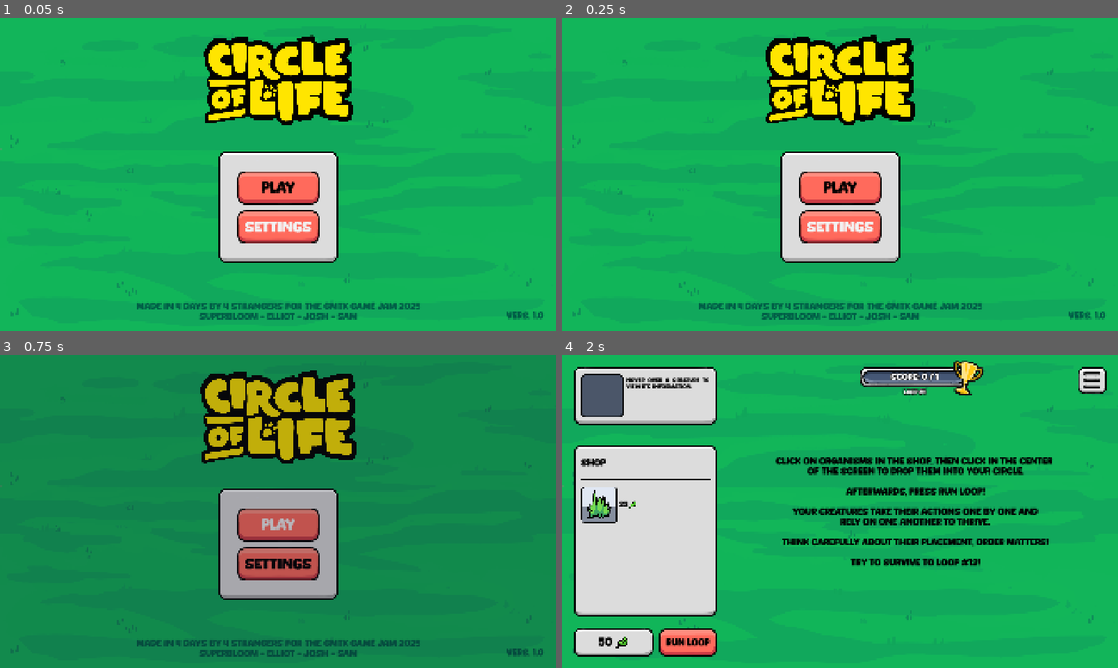
Above: before the commit, frames 1-4 (two rows, left to right).
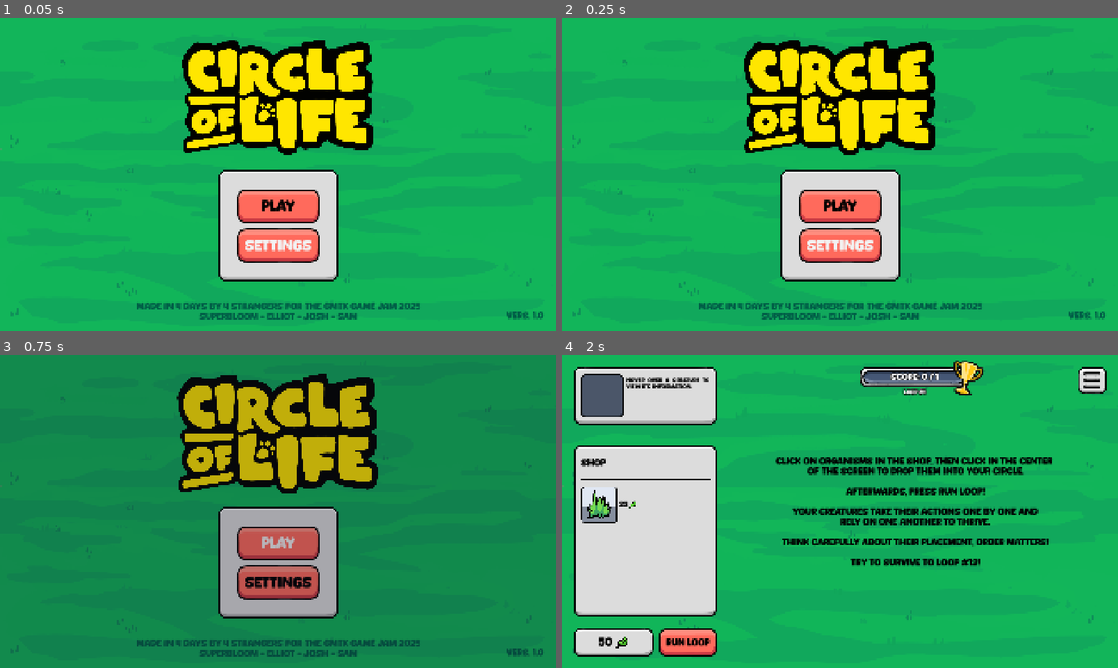
Above: after the commit, the same moments.

Repository: elliotfontaine/gmtk-2025-submission
Game: Godot game, scene res://scenes/main_menu.tscn
Same seed, same stepped clock (60 frames per second), same inputs: the game is played once before the commit and once after it. The engine's default icon, where the game draws it, is replaced by a stand-in: a white triangle on a blue panel in a dark square.
Inputs (mouse positions are in pixels of both pictures, inside the frame that each line leads up to):
- Up to frame 1 (0.05 s): no input
- Up to frame 2 (0.25 s): no input
- Up to frame 3 (0.75 s): click "play" at 0.5 s
- Up to frame 4 (2 s): tap Enter at 1.25 s; move the mouse to (962, 495) at 1.27 s; hold D from 1.28 s (still down); hold Shift from 1.28 s (still down); click (962, 495) at 1.42 s

The runs differ from the first frame. In frame 1, 15% of the frame differs, in the area x 32-68%, y 5-85%; in frame 2, 15%; in frame 3, 16%, in the area x 31-68%, y 4-85%; in frame 4, nothing differs.

Commit message:
fix(ui): use proper hd texture for game title

Diff:
--- a/scenes/main_menu.tscn
+++ b/scenes/main_menu.tscn
@@ -73,13 +73,13 @@
 anchors_preset = 5
 anchor_left = 0.5
 anchor_right = 0.5
-offset_left = -857.5
-offset_top = -300.0
-offset_right = 857.5
-offset_bottom = 728.0
+offset_left = -1193.5
+offset_top = -488.0
+offset_right = 1193.5
+offset_bottom = 1032.0
 grow_horizontal = 2
 scale = Vector2(0.3, 0.3)
-pivot_offset = Vector2(857.5, 514)
+pivot_offset = Vector2(1193.5, 760)
 texture = ExtResource("6_rtw2f")
 
 [node name="Credits" type="Label" parent="."]
@@ -127,10 +127,10 @@
 anchor_top = 0.5
 anchor_right = 0.5
 anchor_bottom = 0.5
-offset_left = -195.0
-offset_top = -77.0
-offset_right = 195.0
-offset_bottom = 301.0
+offset_left = -205.5
+offset_top = -13.0
+offset_right = 205.5
+offset_bottom = 365.0
 grow_horizontal = 2
 grow_vertical = 2
 
Binary file changed: assets/sprites/ui/game_title.png
